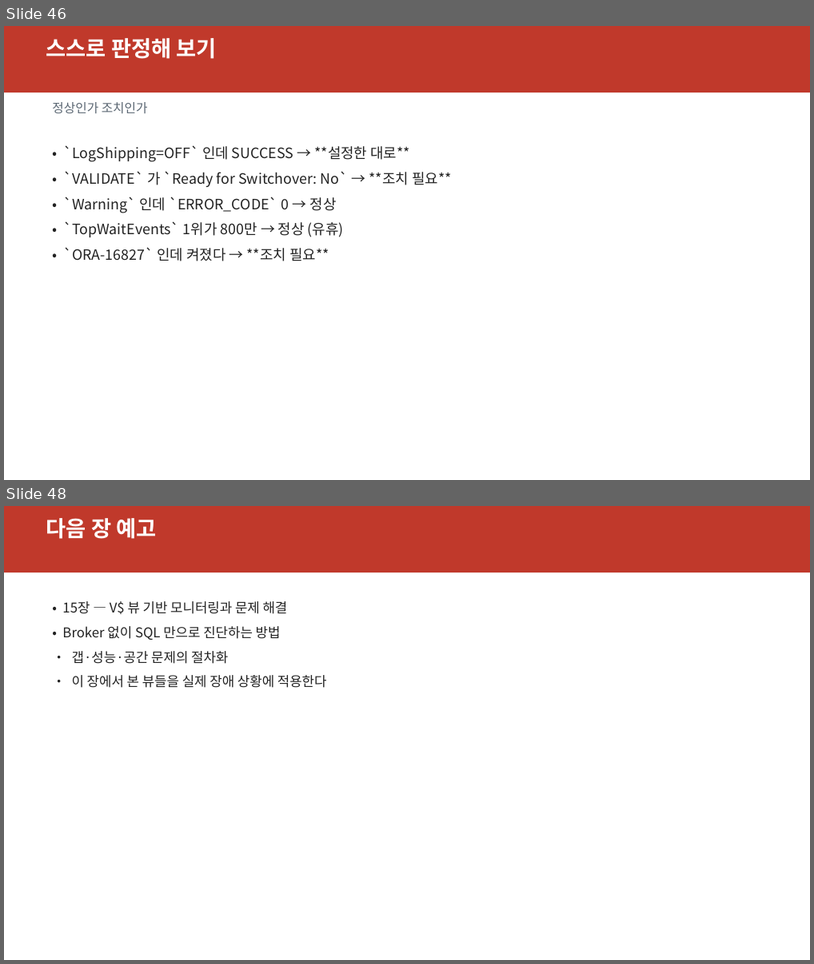
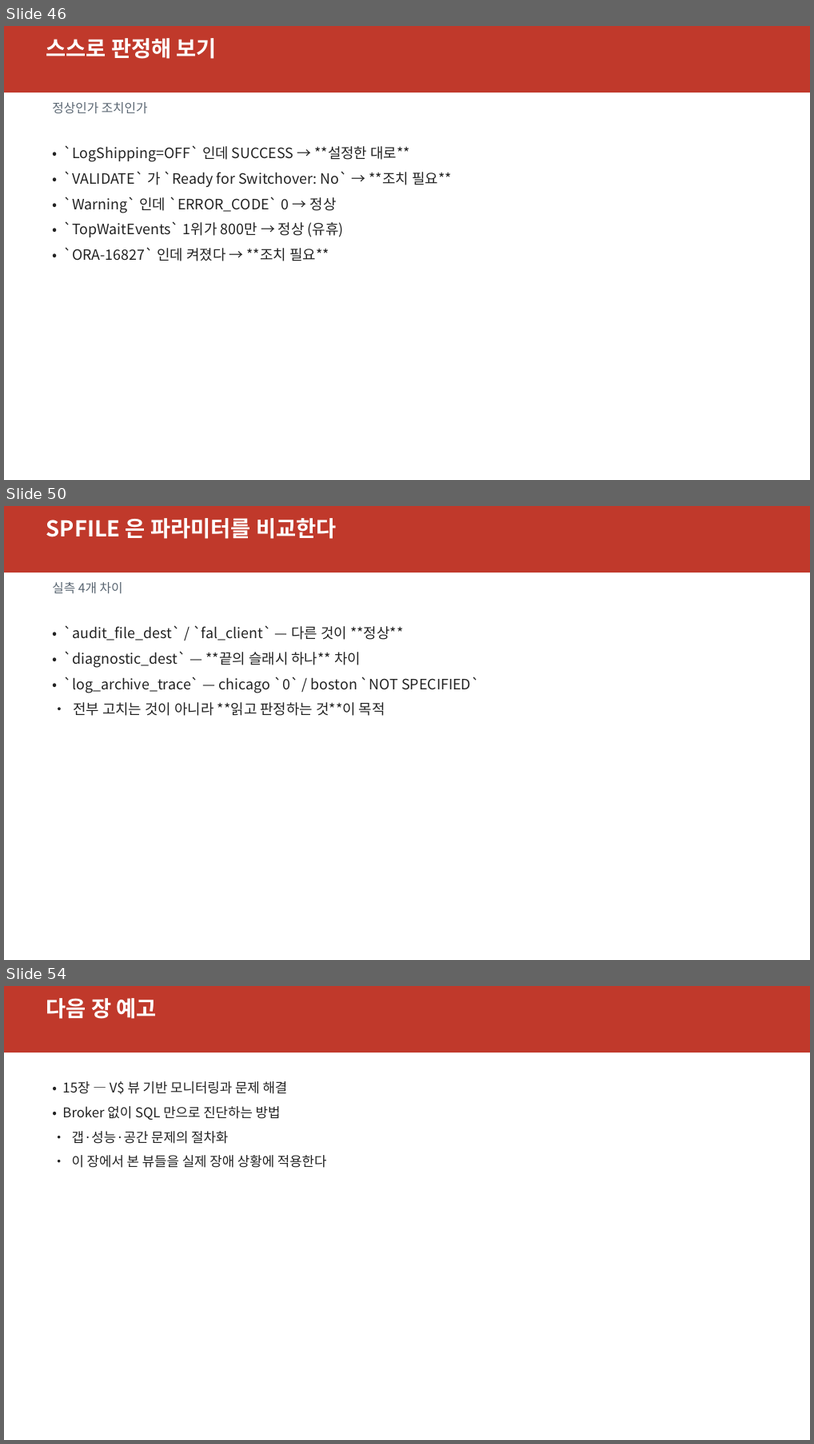
Before and after one commit to elpisk/OracleManual, a slide deck: ADG/14장/14장_Broker모니터링과검증명령.pptx. Shown one above the other, each under a label of ours: slides 46 and 48 before the commit, slides 46, 50 and 54 after it; the slides between them are not shown. The pictures are 814x964 and 814x1444 pixels, drawn with LibreOffice and Linux fonts; fonts in the diff are those of the drawing. Boxes give left, top, right and bottom in pixels: in the first picture for what was removed or moved away, otherwise in the second. Text is boxed around its words. In the diff, an @@ line names an element or a change of style, - is before the commit and + after.

```diff
--- a/ADG/14장/14장_Broker모니터링과검증명령.pptx
+++ b/ADG/14장/14장_Broker모니터링과검증명령.pptx
@@ slide 50 added at <box>4,506,810,960</box>, background #FFFFFF @@
@@ rectangle added at <box>4,506,810,572</box>, fill #C0392B @@
@@ text added at <box>46,518,336,539</box>, 26 pt, text #FFFFFF, bold @@
+SPFILE 은 파라미터를 비교한다
@@ text added at <box>52,582,123,593</box>, 15 pt, text #5A6672 @@
+실측 4개 차이
@@ text added at <box>63,625,480,716</box>, 17 pt, text #222222 @@
+• `audit_file_dest` / `fal_client` — 다른 것이 **정상**
+• `diagnostic_dest` — **끝의 슬래시 하나** 차이
+• `log_archive_trace` — chicago `0` / boston `NOT SPECIFIED`
+• 전부 고치는 것이 아니라 **읽고 판정하는 것**이 목적
@@ what was slide 48 is now slide 54 @@
```
Also in this commit, not shown: 1 slide changed, 5 other slides added, 7 other files.
